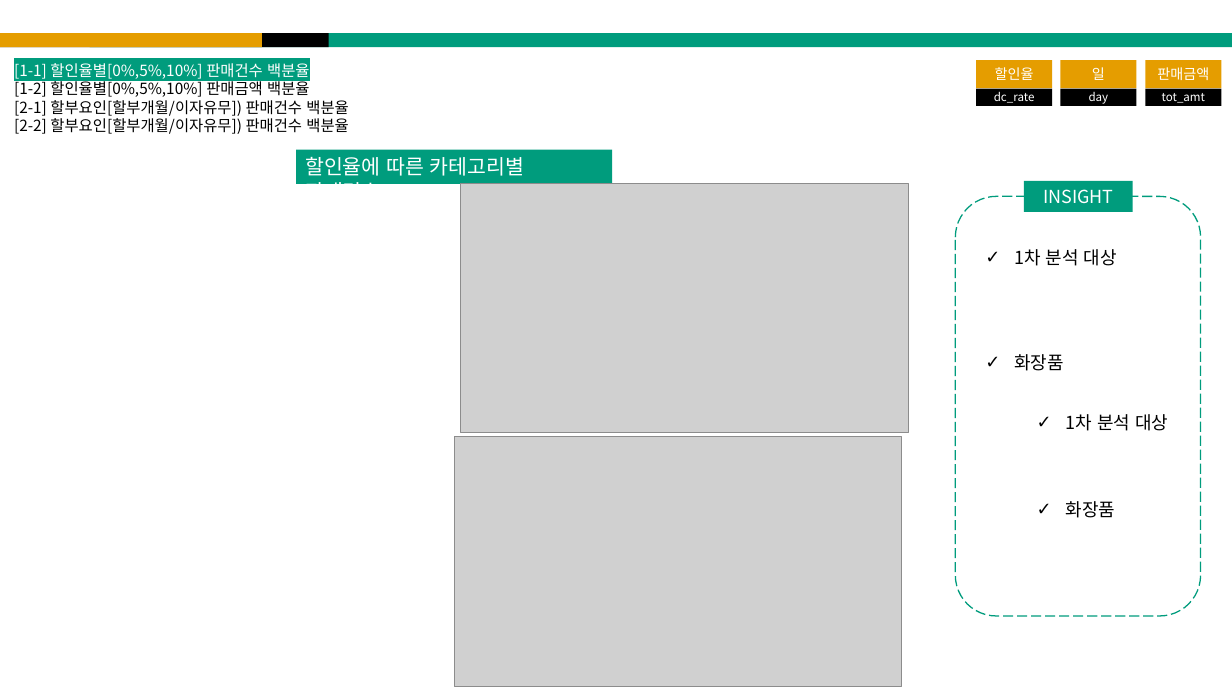
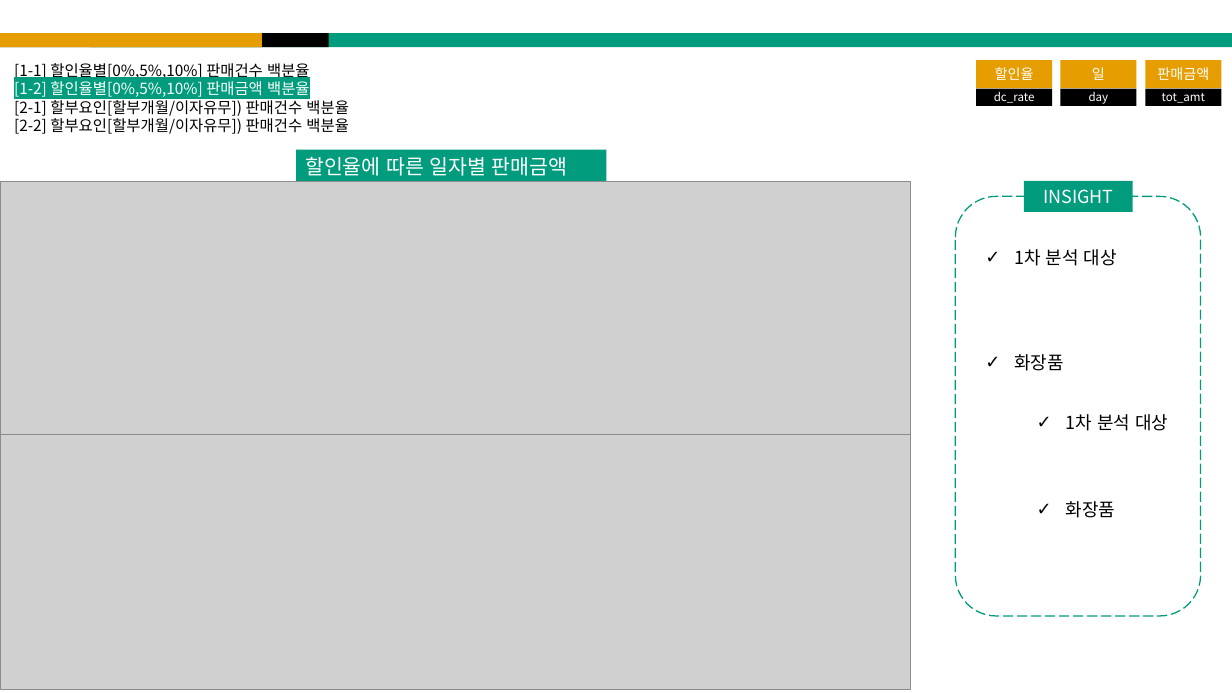
Before and after one commit to horaeng1/Asiae_AI, a slide deck: slide 36 of 1_Code/4_kim/R/BA_Project.pptx. Drawn at 1232x693 pixels with LibreOffice and Linux fonts; fonts in the diff are those of the drawing; grey boxes stand for pictures. Boxes give left, top, right and bottom in pixels: in the first picture for what was removed or moved away, otherwise in the second. Text is boxed around its words. In the diff, an @@ line names an element or a change of style, - is before the commit and + after.

```diff
--- a/1_Code/4_kim/R/BA_Project.pptx
+++ b/1_Code/4_kim/R/BA_Project.pptx
@@ text at (14, 60, 309, 97): text colour #FFFFFF to #000000, highlight #009C7D to none in "[1-1] 할인율별[0%,5%,10%] 판매건수 백분율"; text colour #000000 to #FFFFFF, highlight none to #009C7D in "[1-2] 할인율별[0%,5%,10%] 판매금액 백분율" @@
@@ rectangle "할인율에 따른 일자별 판매금액": place and size @@
-rectangle "할인율에 따른 일자별 판매금액" at (297, 150, 613, 184)
+rectangle "할인율에 따른 일자별 판매금액" at (297, 150, 607, 184)
@@ text in rectangle at (305, 157, 567, 176): text changed @@
-할인율에 따른 카테고리별 판매건수
+할인율에 따른 일자별 판매금액
@@ picture: place and size @@
-picture at (461, 183, 909, 433)
+picture at (1, 182, 910, 437)
@@ picture: place and size @@
-picture at (455, 437, 902, 687)
+picture at (1, 434, 910, 689)
```
Also in this commit, not shown: 15 other slides changed, 2 slides added.
